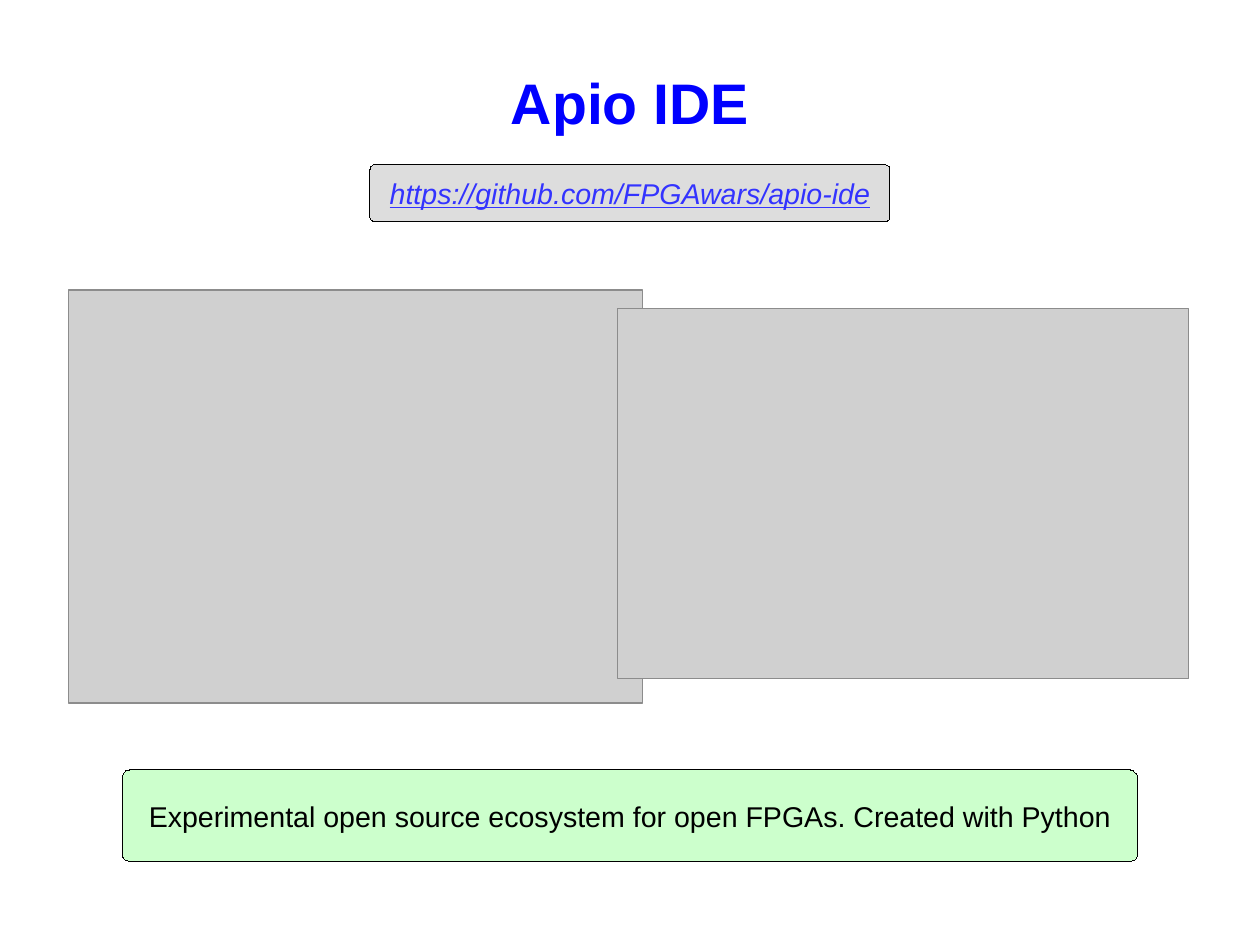
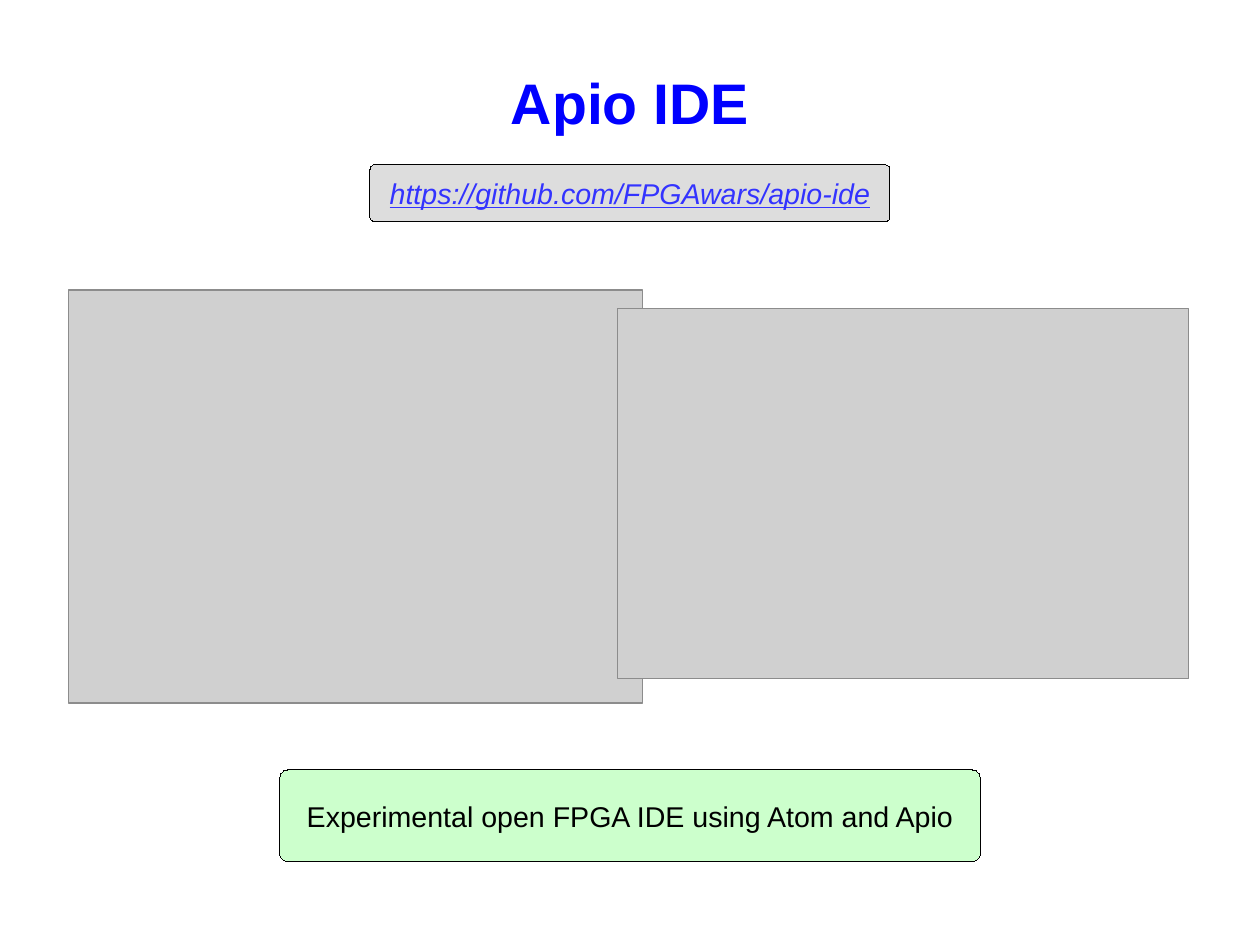
Before and after one commit to FPGAwars/workshops, a slide deck: slide 20 of 2016-11-05-OSHWDem16/presentation/slides.odp. Drawn at 1260x945 pixels with LibreOffice and Linux fonts; fonts in the diff are those of the drawing; grey boxes stand for pictures; background and template pictures are left out. Boxes give left, top, right and bottom in pixels: in the first picture for what was removed or moved away, otherwise in the second. Text is boxed around its words. In the diff, an @@ line names an element or a change of style, - is before the commit and + after.

```diff
--- a/2016-11-05-OSHWDem16/presentation/slides.odp
+++ b/2016-11-05-OSHWDem16/presentation/slides.odp
@@ rounded rectangle "Experimental open FPGA IDE using ...": place and size @@
-rounded rectangle "Experimental open FPGA IDE using ..." at (122,771,1139,862)
+rounded rectangle "Experimental open FPGA IDE using ..." at (280,771,981,862)
@@ text in rounded rectangle at (307,806,953,832): text changed @@
-Experimental open source ecosystem for open FPGAs. Created with Python
+Experimental open FPGA IDE using Atom and Apio
```
Also in this commit, not shown: 14 other slides changed, 1 slide added, 1 other file.
